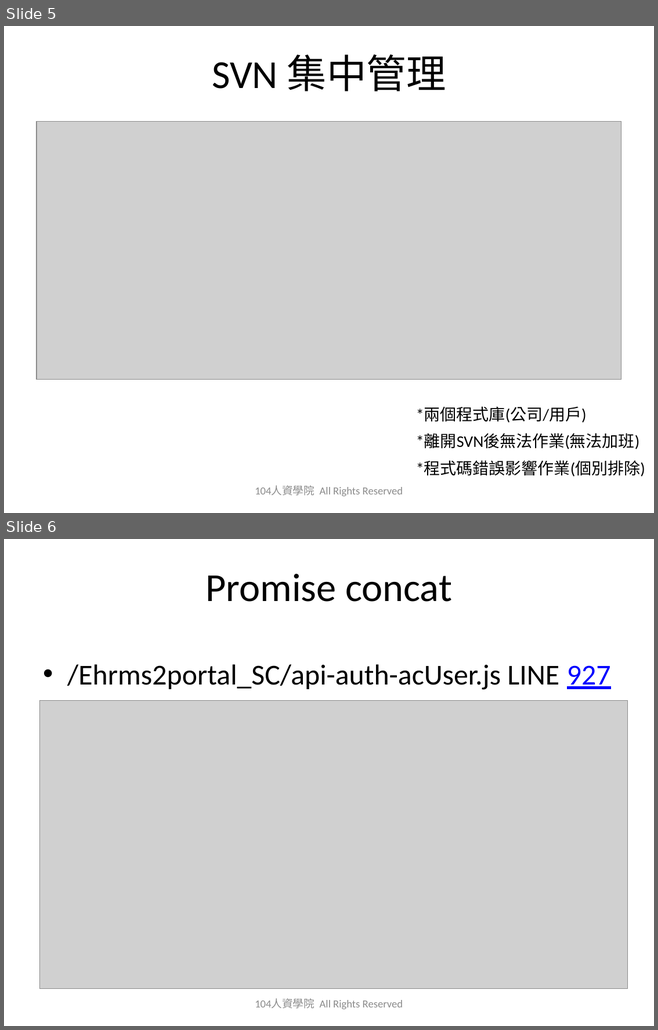
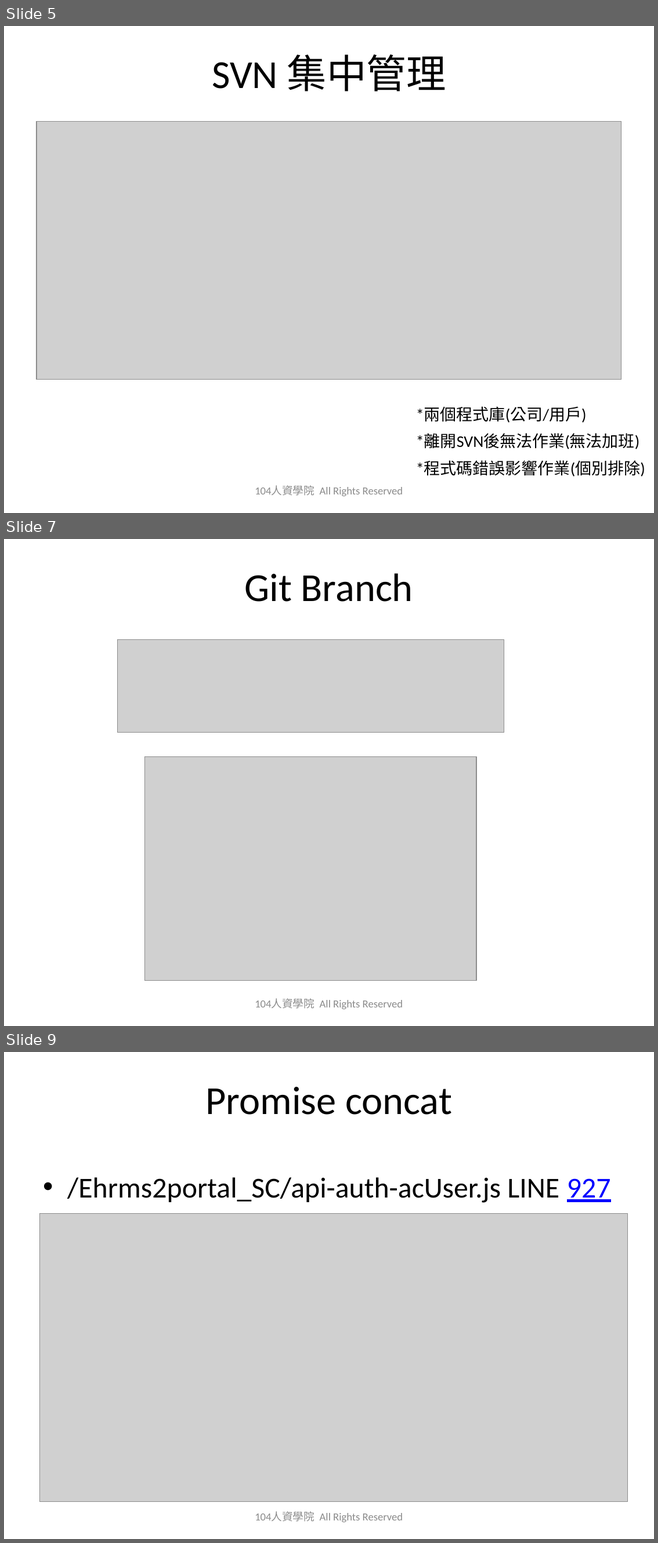
Before and after one commit to austinwang104/playGit, a slide deck: 2019_0627_Git_Share_HA.pptx. Shown one above the other, each under a label of ours: slides 5 and 6 before the commit, slides 5, 7 and 9 after it; the slides between them are not shown. The pictures are 658x1030 and 658x1543 pixels, drawn with LibreOffice and Linux fonts; fonts in the diff are those of the drawing; grey boxes stand for pictures; background and template pictures are left out. Boxes give left, top, right and bottom in pixels: in the first picture for what was removed or moved away, otherwise in the second. Text is boxed around its words. In the diff, an @@ line names an element or a change of style, - is before the commit and + after.

```diff
--- a/2019_0627_Git_Share_HA.pptx
+++ b/2019_0627_Git_Share_HA.pptx
@@ slide 7 added at (4,539,654,1026), background picture (left out) @@
@@ title added at (245,573,413,602), 44 pt, text #000000 @@
+Git Branch
@@ picture added at (117,640,503,733) @@
@@ picture added at (145,757,476,981) @@
@@ text added at (255,999,403,1009), 12 pt, text #8C8C8C @@
+104人資學院 All Rights Reserved
@@ what was slide 6 is now slide 9 @@
```
Also in this commit, not shown: 2 other slides added, 2 other files.
